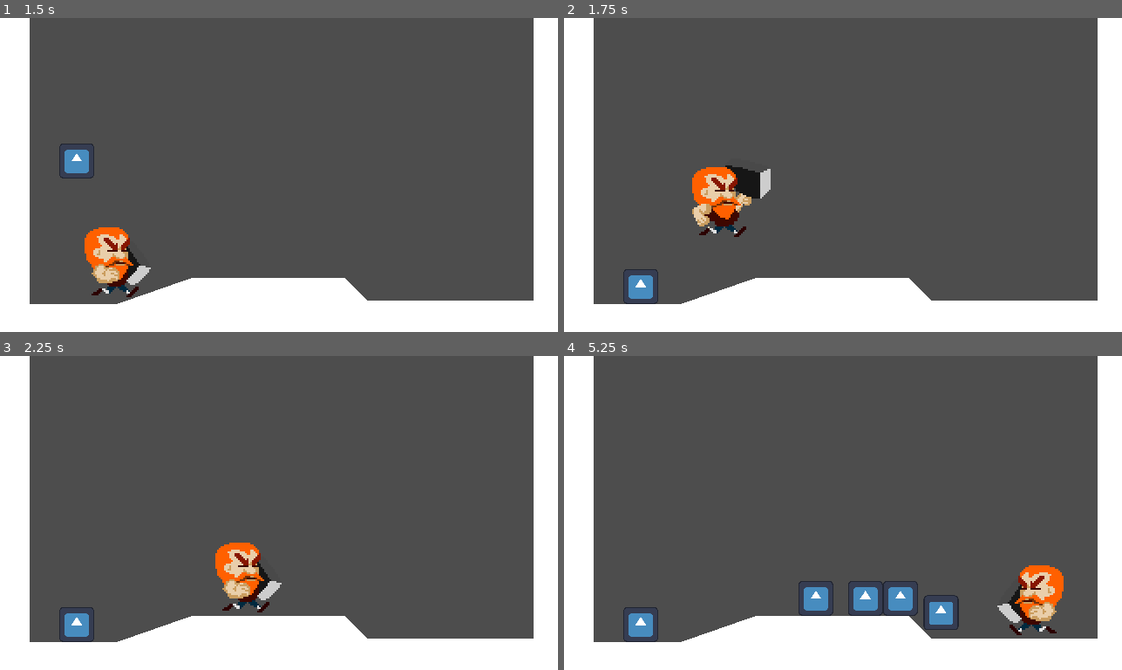
Above: before the commit, frames 1-4 (two rows, left to right).
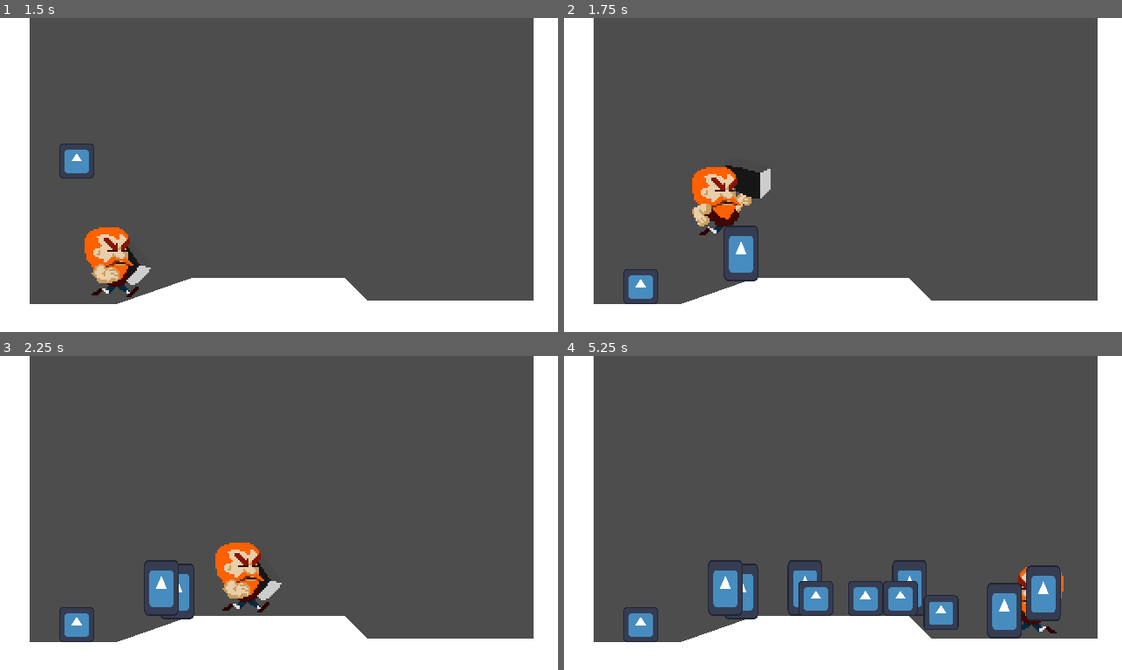
Above: after the commit, the same moments.

Repository: simonoNilssono/godot-project-thor
Game: Godot game, scene res://Scenes/main.tscn
The game is run twice, just before and just after one commit, with the same random seed, the same clock (stepped at 60 frames per second) and the same inputs. The engine's default icon, where the game draws it, is replaced by a stand-in: a white triangle on a blue panel in a dark square.
Inputs (mouse positions are in pixels of both pictures, inside the frame that each line leads up to):
- Up to frame 1 (1.5 s): click "Play Game" at 0.5 s; move the mouse to (401, 159) at 1.27 s; hold D (Right) from 1.28 s (still down); hold U (Spawn Enemy) from 1.28 s (still down)
- Up to frame 2 (1.75 s): keep holding D (Right); keep holding U (Spawn Enemy); tap W (Up) at 1.52 s; click (965, 159) at 1.55 s
- Up to frame 3 (2.25 s): keep holding D (Right); move the mouse to (167, 528) at 2.02 s; release U (Spawn Enemy) at 2.03 s; click (167, 528) at 2.1 s
- Up to frame 4 (5.25 s): tap W (Up) at 2.27, 3.77, 4.52 s; tap U (Spawn Enemy) at 2.3, 3.8 s; move the mouse to (898, 443) at 2.77 s; release D (Right) at 2.78 s; hold A (Left) 2.78-3.53 s; hold U (Spawn Enemy) 2.78-3.53 s; click (898, 443) at 3.05 s; move the mouse to (815, 575) at 3.52 s; hold D (Right) 3.53-5.03 s; click (815, 575) at 3.6 s; move the mouse to (1010, 560) at 4.27 s; hold U (Spawn Enemy) 4.28-5.03 s; click (1010, 560) at 4.55 s; move the mouse to (675, 465) at 5.02 s; hold A (Left) from 5.03 s (still down); click (675, 465) at 5.1 s

Frame 1 is identical in both runs. In frame 2, 0.7% of the frame differs, in the area x 28-35%, y 66-84%; in frame 3, 0.9%; in frame 4, 3.3%, in the area x 25-90%, y 65-90%.

Commit message:
removed reduntant hitboxes from player, instantiated hammer scene on click WIP

Diff:
--- a/Scenes/player.tscn
+++ b/Scenes/player.tscn
@@ -83,9 +83,6 @@
 "speed": 10.0
 }]
 
-[sub_resource type="RectangleShape2D" id="RectangleShape2D_our5r"]
-size = Vector2(24, 38)
-
 [node name="Player" type="CharacterBody2D"]
 floor_snap_length = 2.0
 script = ExtResource("1_r2mqc")
@@ -100,14 +97,3 @@
 sprite_frames = SubResource("SpriteFrames_mm36x")
 animation = &"idle"
 flip_h = true
-
-[node name="hitbox" type="Area2D" parent="."]
-collision_layer = 2
-collision_mask = 4
-
-[node name="CollisionShape2D" type="CollisionShape2D" parent="hitbox"]
-position = Vector2(22, -19)
-shape = SubResource("RectangleShape2D_our5r")
-
-[connection signal="area_entered" from="hitbox" to="." method="_on_hitbox_area_entered"]
-[connection signal="body_entered" from="hitbox" to="." method="_on_hitbox_body_entered"]
--- a/Scripts/player.gd
+++ b/Scripts/player.gd
@@ -15,9 +15,7 @@
 # single input events handled here
 func _input(event: InputEvent) -> void:
 	if event.is_action_pressed("Spawn Enemy"):
-		var enemy = ENEMY_SCENE.instantiate()
-		enemy.position = global_position - Vector2(0,100)
-		get_tree().root.add_child(enemy)
+		spawnEnemy()
 
 	if event.is_action_pressed("SwingHammer"):
 		hammerSwing(mousePosX())
@@ -36,24 +34,25 @@
 
 	move_and_slide()
 
-
+func spawnEnemy():
+	var enemy = ENEMY_SCENE.instantiate()
+	enemy.position = global_position - Vector2(0,100)
+	get_tree().root.add_child(enemy)
 
 func hammerSwing(mousePosX):
 	if mousePosX >= 0:
-		#if (mousePosX * scale.x) < 1:
-		#scale.x = 1
-	#else:
-		#scale.x = -1
-	# play swing animation
-		# hit detection on right hitbox, maybe before swing?
+		animated_sprite_2d.scale.x = 1
+		var hammer = HAMMER_SCENE.instantiate()
+		hammer.position = global_position + Vector2(32,0)
+		get_parent().add_child(hammer)
+		#after timer expires quee free
+	else:
+		animated_sprite_2d.scale.x = -1
+		var hammer = HAMMER_SCENE.instantiate()
+		hammer.position = global_position + Vector2(-32,0)
+		get_parent().add_child(hammer)
+		#after timer expires quee free
 
-		#
-	#if mousePosX * transform.scale.x < 1
-		# transform.scale.x = -1 to flip sprite
-		# play swing animation
-		# hit detection on left hitbox, maybe before swing?
-
-		pass
 
 func mousePosX() -> float:
 	var mousePos = get_global_mouse_position().x - global_position.x
--- a/hammer.tscn
+++ b/hammer.tscn
@@ -1,6 +1,7 @@
-[gd_scene load_steps=3 format=3 uid="uid://dsw1fa6kn82eg"]
+[gd_scene load_steps=4 format=3 uid="uid://dsw1fa6kn82eg"]
 
 [ext_resource type="Script" path="res://Scripts/hammer.gd" id="1_xw8ak"]
+[ext_resource type="Texture2D" uid="uid://kf52anhb6b1p" path="res://Sprites/icon.svg" id="2_paj6q"]
 
 [sub_resource type="RectangleShape2D" id="RectangleShape2D_ye1c8"]
 size = Vector2(20, 32)
@@ -16,5 +17,10 @@
 
 [node name="Timer" type="Timer" parent="."]
 
+[node name="Sprite2D" type="Sprite2D" parent="."]
+position = Vector2(1.90735e-06, -16)
+scale = Vector2(0.15625, 0.25)
+texture = ExtResource("2_paj6q")
+
 [connection signal="area_entered" from="." to="." method="_on_area_entered"]
 [connection signal="body_entered" from="." to="." method="_on_body_entered"]
Not shown: 1 places in Scenes/player.tscn that only renumber resources
